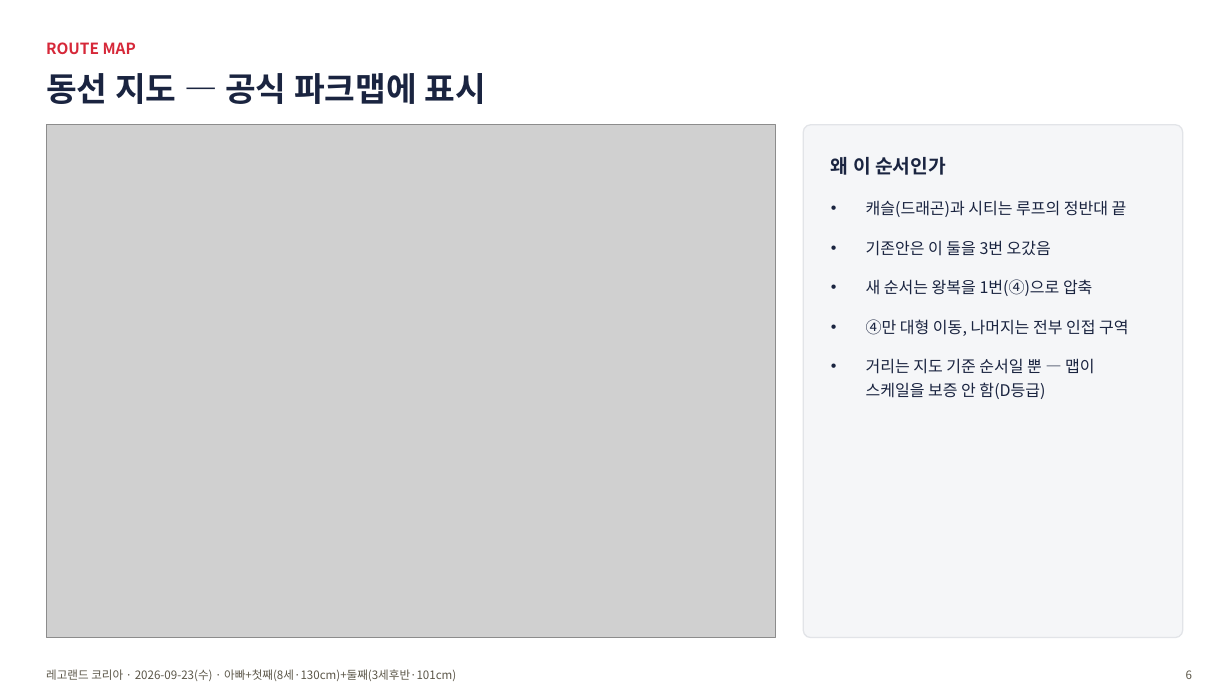
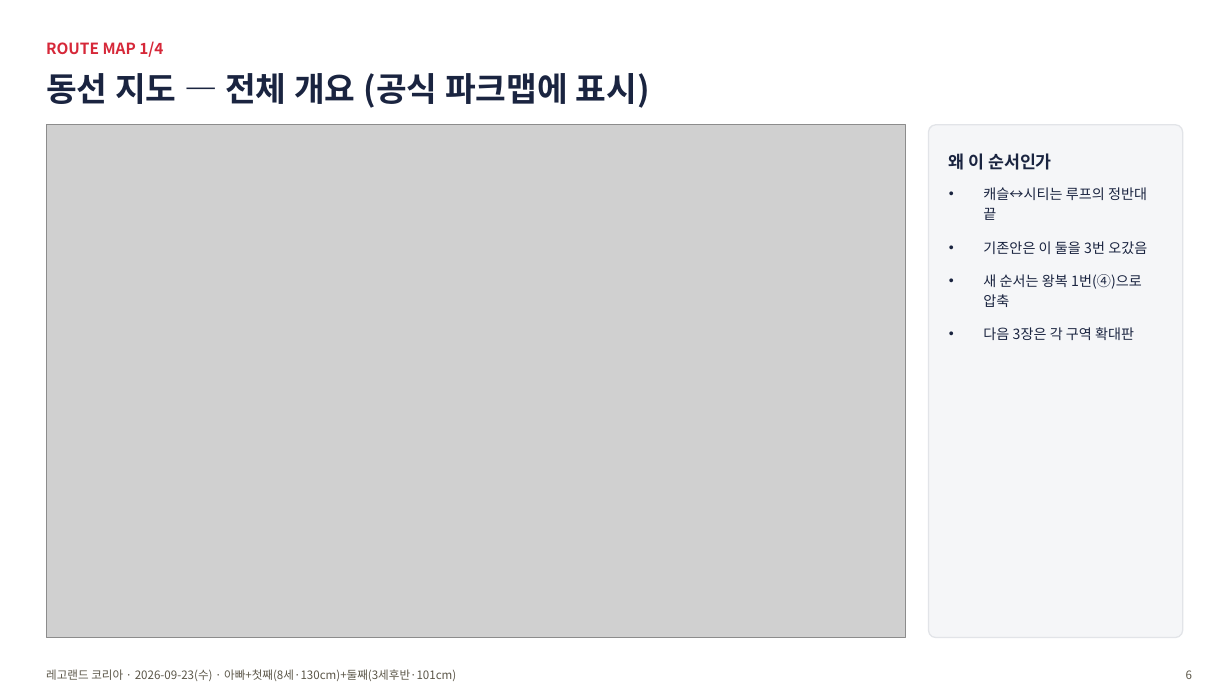
Before and after one commit to wonhee9299/wonee9, a slide deck: slide 6 of family-outings/assets/legoland_20260923_plan.pptx. Drawn at 1232x693 pixels with LibreOffice and Linux fonts; fonts in the diff are those of the drawing; grey boxes stand for pictures. Boxes give left, top, right and bottom in pixels: in the first picture for what was removed or moved away, otherwise in the second. Text is boxed around its words. In the diff, an @@ line names an element or a change of style, - is before the commit and + after.

```diff
--- a/family-outings/assets/legoland_20260923_plan.pptx
+++ b/family-outings/assets/legoland_20260923_plan.pptx
@@ text at [46,41,163,57]: text changed @@
-ROUTE MAP
+ROUTE MAP 1/4
@@ text at [46,73,649,108]: text changed @@
-동선 지도 — 공식 파크맵에 표시
+동선 지도 — 전체 개요 (공식 파크맵에 표시)
@@ picture: place and size @@
-picture at [46,125,775,638]
+picture at [46,125,906,638]
@@ rounded rectangle: place and size @@
-rounded rectangle at [803,125,1183,638]
+rounded rectangle at [929,125,1183,638]
@@ rounded rectangle at [929,125,1183,638]: proportions changed @@
@@ text "왜 이 순서인가": place and size @@
-text "왜 이 순서인가" at [831,157,946,175]
+text "왜 이 순서인가" at [949,153,1052,170]
@@ text "왜 이 순서인가" at [949,153,1052,170]: size 15 to 13.5 pt @@
@@ text "캐슬↔시티는 루프의 정반대 끝": place and size @@
-text "캐슬↔시티는 루프의 정반대 끝" at [866,200,1128,399]
+text "캐슬↔시티는 루프의 정반대 끝" at [983,187,1147,340]
@@ text at [983,187,1147,220]: text changed; size 12.5 to 11 pt @@
-• 캐슬(드래곤)과 시티는 루프의 정반대 끝
+• 캐슬↔시티는 루프의 정반대 끝
@@ text at [983,241,1147,254]: size 12.5 to 11 pt in "기존안은 이 둘을 3번 오갔음"; line spacing 1.25 to 1.2; less space between paragraphs @@
@@ text at [983,274,1142,340]: text changed; size 12.5 to 11 pt @@
-• 새 순서는 왕복을 1번(④)으로 압축
-• ④만 대형 이동, 나머지는 전부 인접 구역
-• 거리는 지도 기준 순서일 뿐 — 맵이 스케일을 보증 안 함(D등급)
+• 새 순서는 왕복 1번(④)으로 압축
+• 다음 3장은 각 구역 확대판
```
Also in this commit, not shown: 5 other slides changed, 3 slides added, 6 other files.
